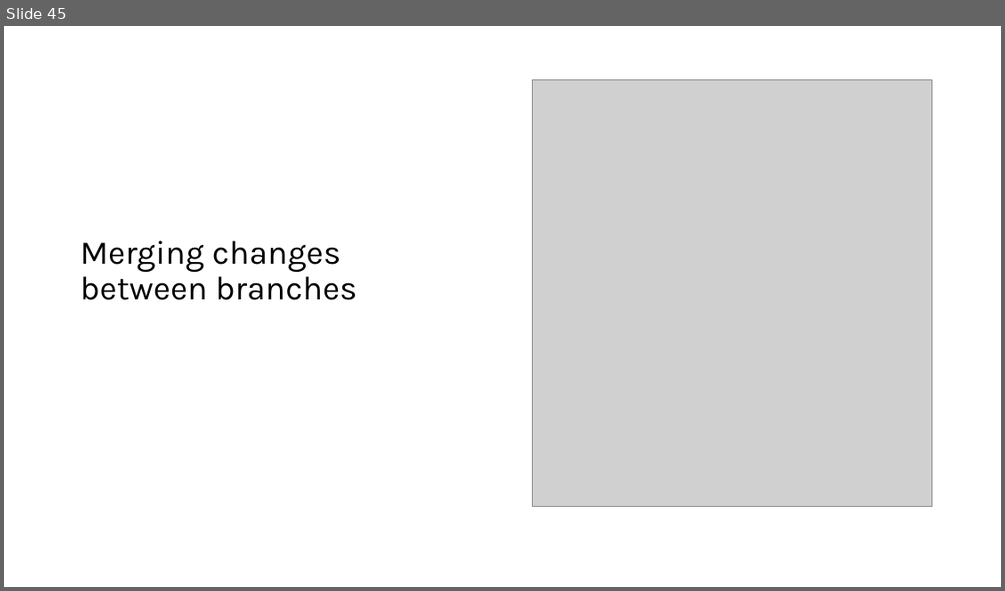
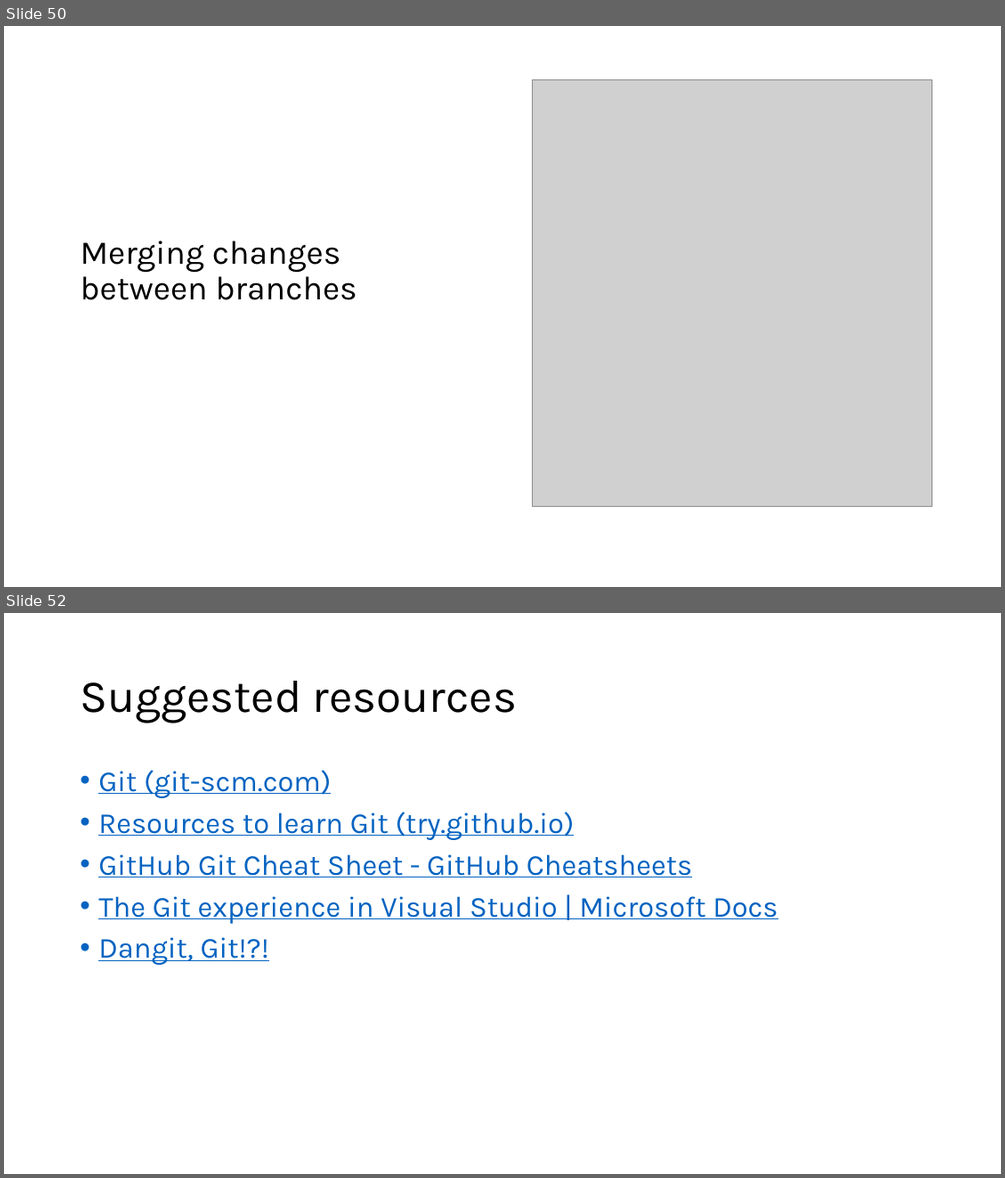
Before and after one commit to BalticMicrosoftDevelopersCommunity/letsbuild-2021, a slide deck: 1.Introduction/GitBasics_BalticMicrosoftDevelopersCommunity_letsbuild2021.pptx. Shown one above the other, each under a label of ours: slide 45 before the commit, slides 50 and 52 after it; the slides between them are not shown. The pictures are 1005x591 and 1005x1178 pixels, drawn with LibreOffice and Linux fonts; fonts in the diff are those of the drawing; grey boxes stand for pictures. Boxes give left, top, right and bottom in pixels: in the first picture for what was removed or moved away, otherwise in the second. Text is boxed around its words. In the diff, an @@ line names an element or a change of style, - is before the commit and + after.

```diff
--- a/1.Introduction/GitBasics_BalticMicrosoftDevelopersCommunity_letsbuild2021.pptx
+++ b/1.Introduction/GitBasics_BalticMicrosoftDevelopersCommunity_letsbuild2021.pptx
@@ slide 52 added at [4, 613, 1001, 1174], background #FFFFFF @@
@@ title added at [80, 681, 517, 722], 44 pt, text #000000 @@
+Suggested resources
@@ text added at [98, 770, 777, 965], 28 pt, text #0563C1, underline @@
+• Git (git-scm.com)
+• Resources to learn Git (try.github.io)
+• GitHub Git Cheat Sheet - GitHub Cheatsheets
+• The Git experience in Visual Studio | Microsoft Docs
+• Dangit, Git!?!
@@ what was slide 45 is now slide 50 @@
```
Also in this commit, not shown: 11 slides changed, 9 other slides added, 3 slides removed.
